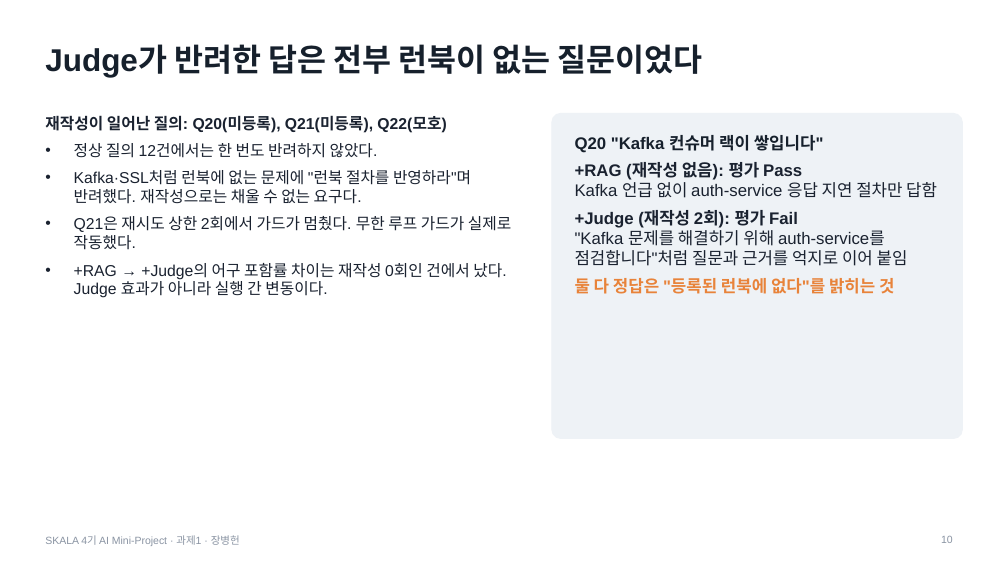
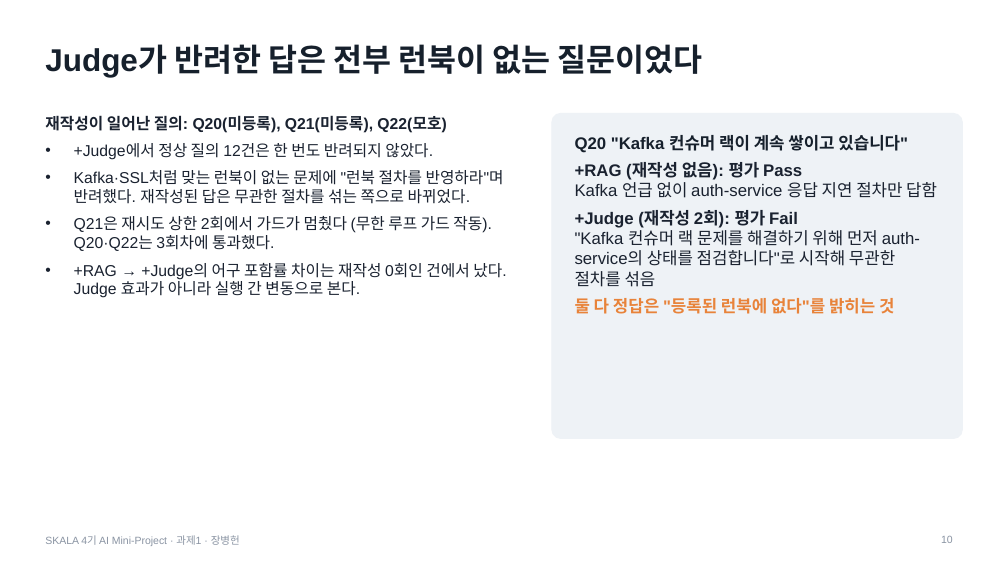
Before and after one commit to jang961111-hash/incident-agent-ablation, a slide deck: slide 10 of deck/incident-agent-ablation.pptx. Drawn at 1008x567 pixels with LibreOffice and Linux fonts; fonts in the diff are those of the drawing. Boxes give left, top, right and bottom in pixels: in the first picture for what was removed or moved away, otherwise in the second. Text is boxed around its words. In the diff, an @@ line names an element or a change of style, - is before the commit and + after.

```diff
--- a/deck/incident-agent-ablation.pptx
+++ b/deck/incident-agent-ablation.pptx
@@ text at [74, 143, 506, 298]: text changed @@
-• 정상 질의 12건에서는 한 번도 반려하지 않았다.
-• Kafka·SSL처럼 런북에 없는 문제에 "런북 절차를 반영하라"며 반려했다. 재작성으로는 채울 수 없는 요구다.
-• Q21은 재시도 상한 2회에서 가드가 멈췄다. 무한 루프 가드가 실제로 작동했다.
-• +RAG → +Judge의 어구 포함률 차이는 재작성 0회인 건에서 났다. Judge 효과가 아니라 실행 간 변동이다.
+• +Judge에서 정상 질의 12건은 한 번도 반려되지 않았다.
+• Kafka·SSL처럼 맞는 런북이 없는 문제에 "런북 절차를 반영하라"며 반려했다. 재작성된 답은 무관한 절차를 섞는 쪽으로 바뀌었다.
+• Q21은 재시도 상한 2회에서 가드가 멈췄다 (무한 루프 가드 작동). Q20·Q22는 3회차에 통과했다.
+• +RAG → +Judge의 어구 포함률 차이는 재작성 0회인 건에서 났다. Judge 효과가 아니라 실행 간 변동으로 본다.
@@ text at [575, 135, 908, 153]: text changed @@
-Q20 "Kafka 컨슈머 랙이 쌓입니다"
+Q20 "Kafka 컨슈머 랙이 계속 쌓이고 있습니다"
@@ text at [575, 227, 920, 287]: text changed @@
-"Kafka 문제를 해결하기 위해 auth-service를 점검합니다"처럼 질문과 근거를 억지로 이어 붙임
+"Kafka 컨슈머 랙 문제를 해결하기 위해 먼저 auth-service의 상태를 점검합니다"로 시작해 무관한 절차를 섞음
```
Also in this commit, not shown: 4 other slides changed, 6 other files.
